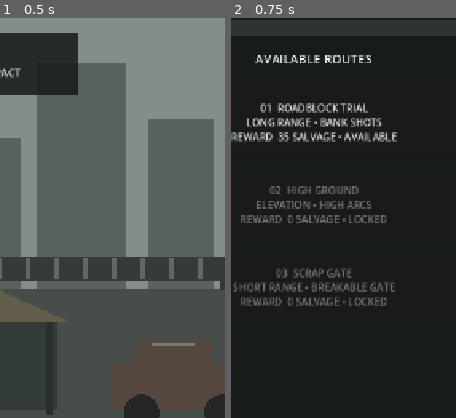
Above: before the commit, frames 1-2 (left to right).
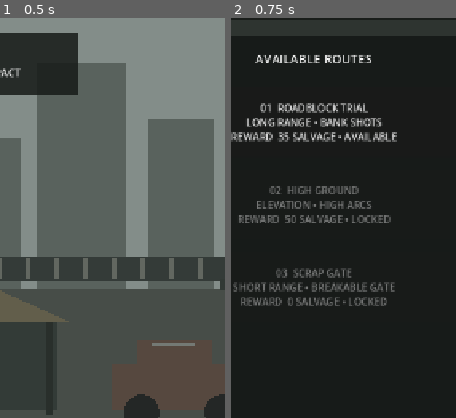
Above: after the commit, the same moments.

Repository: phantompixel-developer/FortKnocks
Game: Godot game, scene res://game/core/app.tscn
Same seed, same stepped clock (60 frames per second), same inputs: the game is played once before the commit and once after it. This scene is started directly instead of the project's main scene.
Inputs:
- Up to frame 1 (0.5 s): no input
- Up to frame 2 (0.75 s): click "COMMAND BOARD CHOOSE THE NEXT…" at 0.5 s
The pictures show only the part of the screen within x 32-82%, y 18-68%; the shares and areas given below are measured in that part.

Frame 1 is identical in both runs. In frame 2, 0.9% of the frame differs, in the area x 3-72%, y 49-52%.

Commit message:
content: seed Outskirts campaign rewards and unlocks

Diff:
--- a/game/campaign/missions/high_ground_trial.tres
+++ b/game/campaign/missions/high_ground_trial.tres
@@ -9,6 +9,9 @@
 test_focus = "ELEVATION • HIGH ARCS"
 briefing = "The enemy holds a raised service deck. High arcs and pressure effects must account for elevation instead of repeating the baseline shot."
 objective_text = "INCAPACITATE ENEMY"
+campaign_order = 2
+salvage_reward = 50
+next_mission_id = "scrap_gate_trial"
 feature_preview_enabled = true
 feature_preview_position = Vector2(1690, 840)
 feature_preview_text = "RAISED SERVICE DECK • ELEVATION MATTERS"
